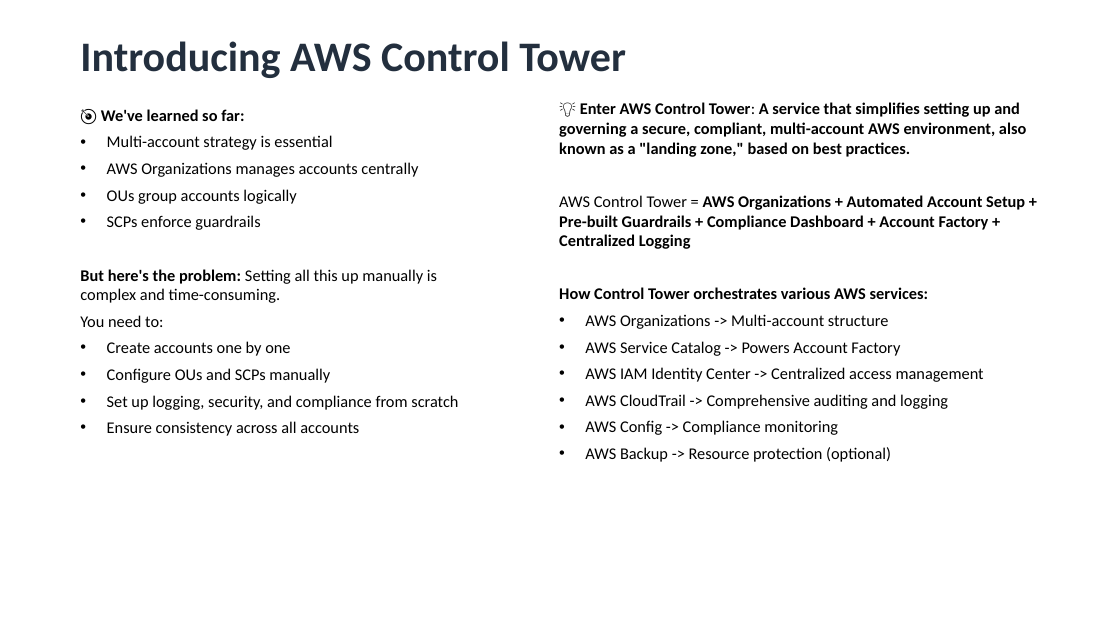
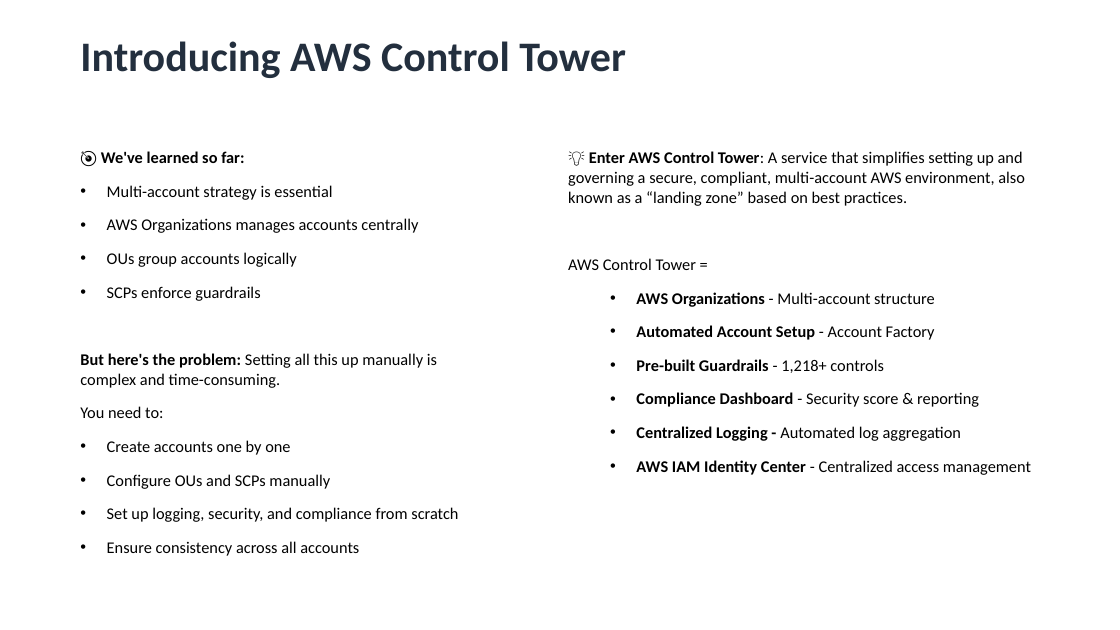
Before and after one commit to Adish786/PPMCAD13, a slide deck: slide 12 of AWS/Multi_Account_Governance&AWS_Control_Tower.pptx (slide 9 before the commit). Drawn at 1120x630 pixels with LibreOffice and Linux fonts; fonts in the diff are those of the drawing. Boxes give left, top, right and bottom in pixels: in the first picture for what was removed or moved away, otherwise in the second. Text is boxed around its words. In the diff, an @@ line names an element or a change of style, - is before the commit and + after.

```diff
--- a/AWS/Multi_Account_Governance&AWS_Control_Tower.pptx
+++ b/AWS/Multi_Account_Governance&AWS_Control_Tower.pptx
@@ text "🎯 We've learned so far:": place and size @@
-text "🎯 We've learned so far:" at (80,109,458,436)
+text "🎯 We've learned so far:" at (80,151,458,556)
@@ text "🎯 We've learned so far:" at (80,151,458,556): more space between paragraphs @@
@@ text at (568,151,1031,475): text changed; bold off @@
-💡 Enter AWS Control Tower: A service that simplifies setting up and governing a secure, compliant, multi-account AWS environment, also known as a "landing zone," based on best practices.
-AWS Control Tower = AWS Organizations + Automated Account Setup + Pre-built Guardrails + Compliance Dashboard + Account Factory + Centralized Logging
-How Control Tower orchestrates various AWS services:
-• AWS Organizations -> Multi-account structure
-• AWS Service Catalog -> Powers Account Factory
-• AWS IAM Identity Center -> Centralized access management
-• AWS CloudTrail -> Comprehensive auditing and logging
-• AWS Config -> Compliance monitoring
-• AWS Backup -> Resource protection (optional)
+💡 Enter AWS Control Tower: A service that simplifies setting up and governing a secure, compliant, multi-account AWS environment, also known as a “landing zone” based on best practices.
+AWS Control Tower =
+  • AWS Organizations - Multi-account structure
+  • Automated Account Setup - Account Factory
+  • Pre-built Guardrails - 1,218+ controls
+  • Compliance Dashboard - Security score & reporting
+  • Centralized Logging - Automated log aggregation
+  • AWS IAM Identity Center - Centralized access management
```
Also in this commit, not shown: 9 other slides changed, 13 slides added, 1 other file.
